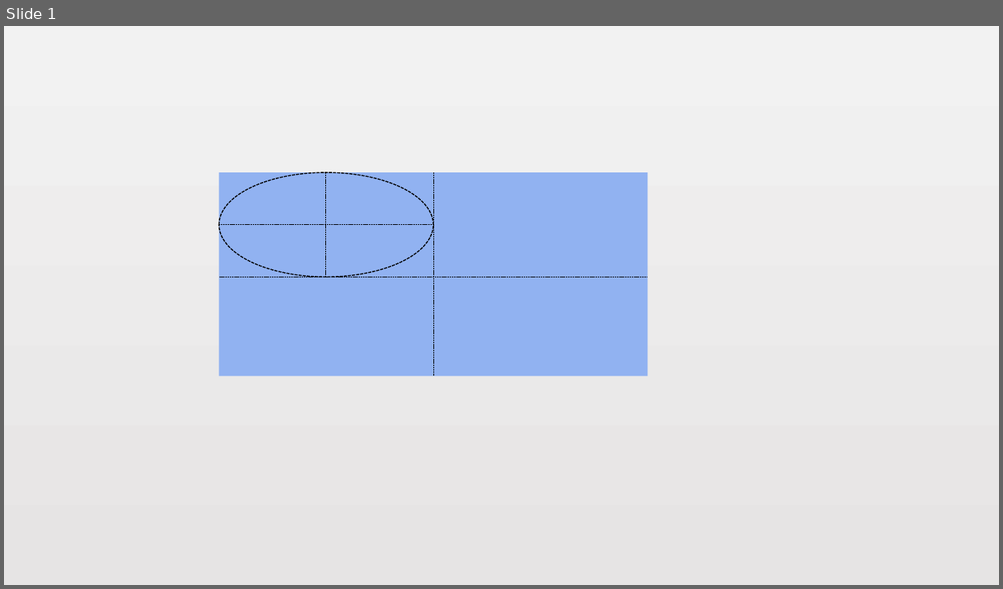
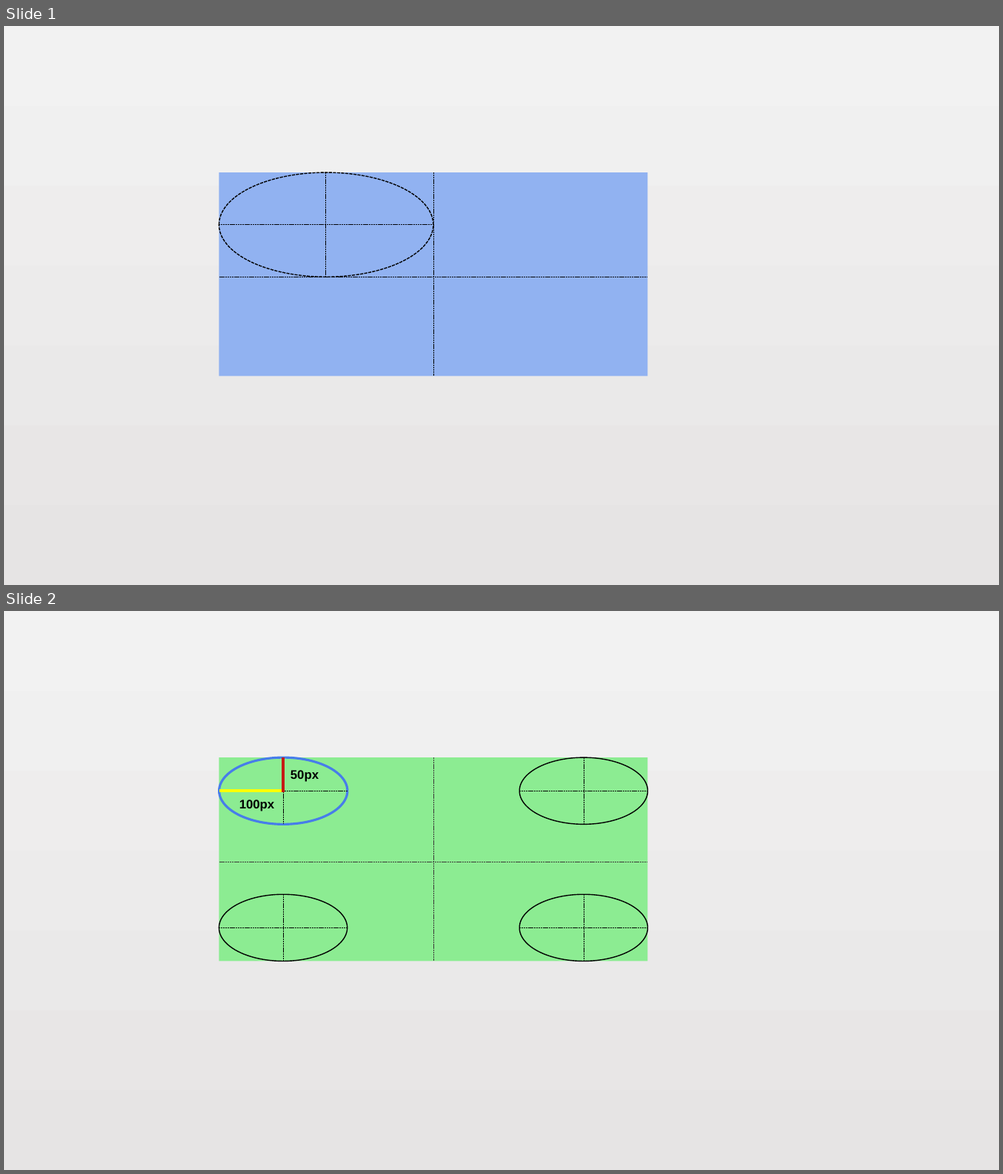
Before and after one commit to mashuai888/Blog, a slide deck: 1-border-radius/material.pptx. Shown one above the other, each under a label of ours: slide 1 before the commit, slides 1 and 2 after it. The pictures are 1003x589 and 1003x1174 pixels, drawn with LibreOffice and Linux fonts; fonts in the diff are those of the drawing. Boxes give left, top, right and bottom in pixels: in the first picture for what was removed or moved away, otherwise in the second. Text is boxed around its words. In the diff, an @@ line names an element or a change of style, - is before the commit and + after.

```diff
--- a/1-border-radius/material.pptx
+++ b/1-border-radius/material.pptx
@@ slide 2 added at [4, 611, 999, 1170], background gradient #F2F2F2 to #E6E4E4 @@
@@ rectangle added at [219, 758, 648, 962], fill #8CEC92 @@
@@ ellipse added at [219, 758, 347, 825], outline #477DEA 2.25 pt @@
@@ line added from (283, 758) to (283, 824), #000000 0.5 pt dashed @@
@@ line added from (283, 758) to (283, 792), #C51A16 3 pt @@
@@ line added from (433, 758) to (433, 962), #3B3737 0.5 pt dashed @@
@@ ellipse added at [520, 758, 648, 825], outline #000000 1 pt @@
@@ line added from (583, 758) to (583, 824), #000000 0.5 pt dashed @@
@@ text added at [290, 770, 318, 782], 12 pt, text #000000, bold @@
+50px
@@ line added from (219, 791) to (347, 791), #000000 0.5 pt dashed @@
@@ line added from (219, 791) to (283, 791), #FFFF00 3 pt @@
@@ text added at [239, 800, 275, 812], 12 pt, text #000000, bold @@
+100px
@@ line added from (520, 791) to (648, 791), #000000 0.5 pt dashed @@
@@ line added from (219, 863) to (647, 863), #3B3737 0.5 pt dashed @@
@@ ellipse added at [219, 894, 347, 962], outline #000000 1 pt @@
@@ line added from (283, 894) to (283, 962), #000000 0.5 pt dashed @@
@@ ellipse added at [520, 894, 648, 962], outline #000000 1 pt @@
@@ line added from (583, 894) to (583, 962), #000000 0.5 pt dashed @@
@@ line added from (219, 928) to (347, 928), #000000 0.5 pt dashed @@
@@ line added from (520, 928) to (648, 928), #000000 0.5 pt dashed @@
```
Also in this commit, not shown: 8 other files.
